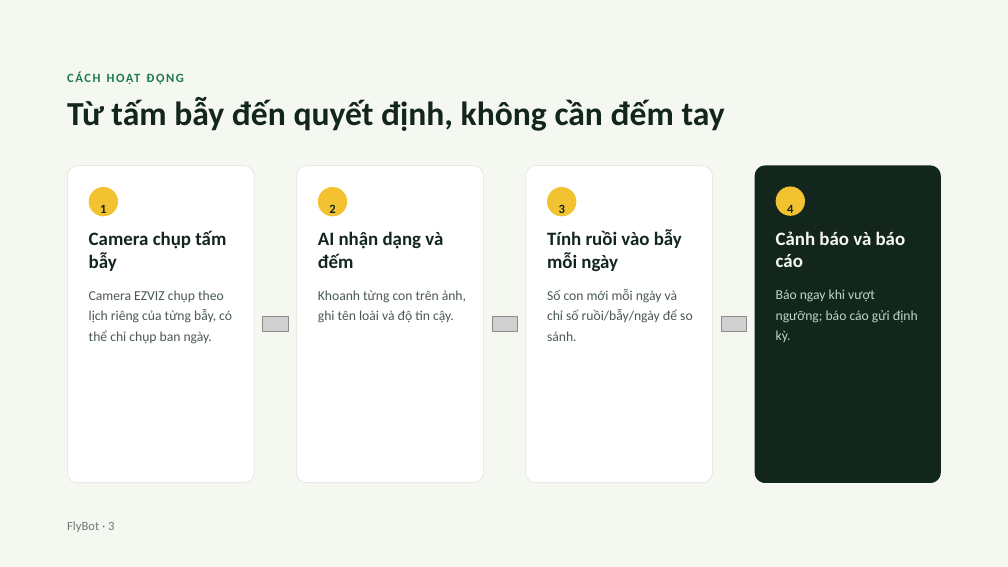
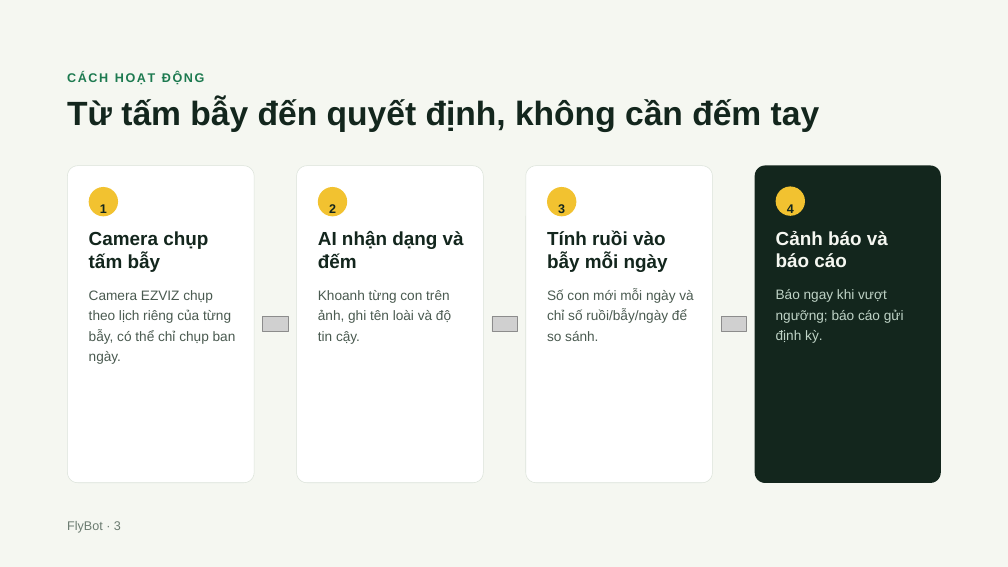
Before and after one commit to agrhub/flybot, a slide deck: slide 3 of FlyBot – Giới thiệu ứng dụng (link).pptx. Drawn at 1008x567 pixels with LibreOffice and Linux fonts; fonts in the diff are those of the drawing; grey boxes stand for pictures. Boxes give left, top, right and bottom in pixels: in the first picture for what was removed or moved away, otherwise in the second. Text is boxed around its words. In the diff, an @@ line names an element or a change of style, - is before the commit and + after.

```diff
--- a/FlyBot – Giới thiệu ứng dụng (link).pptx
+++ b/FlyBot – Giới thiệu ứng dụng (link).pptx
@@ font Calibri to Arial in 11 elements at (67, 72, 204, 85), (67, 98, 820, 132), (89, 231, 208, 272), (89, 290, 236, 364), (318, 231, 464, 268), (318, 290, 451, 344), (547, 231, 668, 272), (547, 289, 693, 341), (776, 231, 888, 267), (776, 289, 904, 343), (67, 521, 121, 533) @@
```
Also in this commit, not shown: 15 other slides changed, 3 other files.
